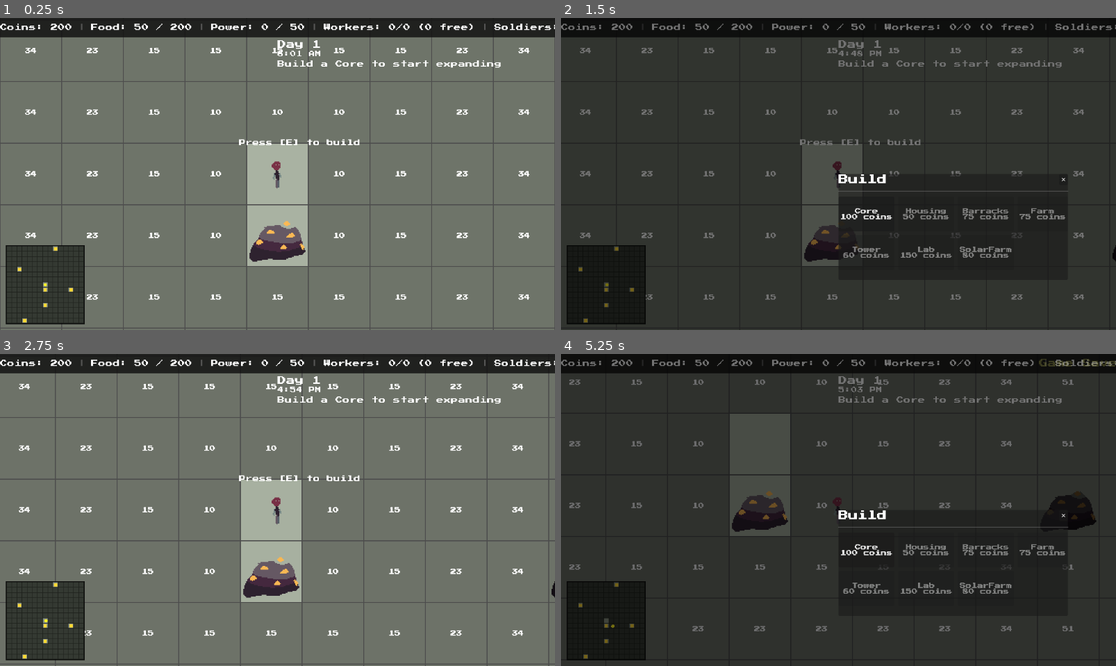
Above: before the commit, frames 1-4 (two rows, left to right).
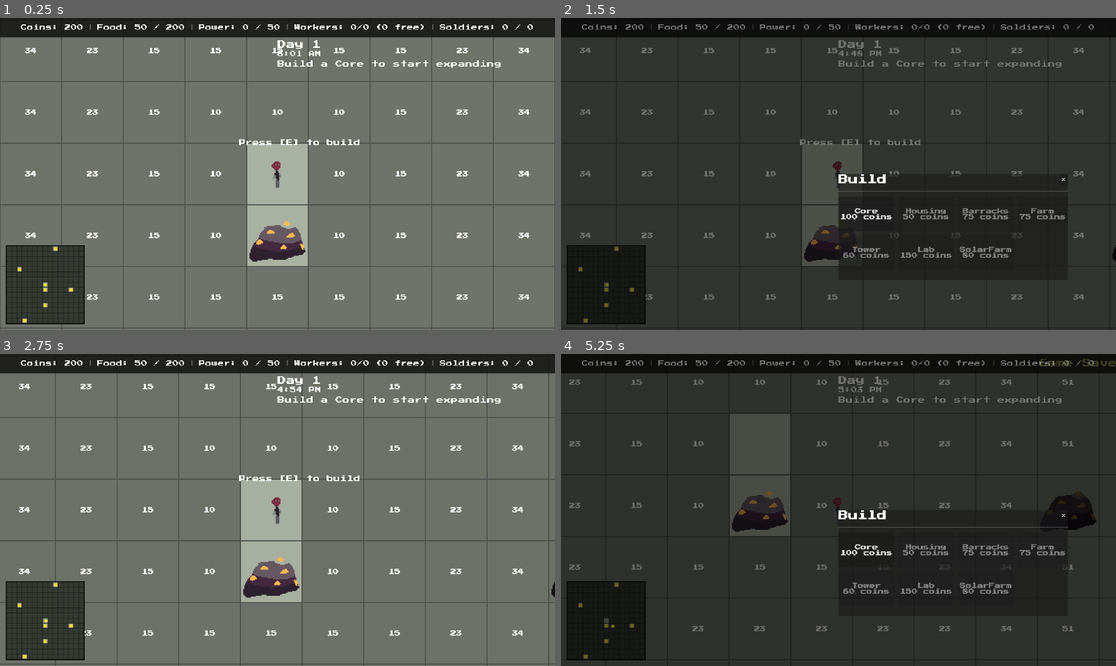
Above: after the commit, the same moments.

Repository: alecray/base-defense-game
Game: Godot game, scene res://scenes/main.tscn
The game is run twice, just before and just after one commit, with the same random seed, the same clock (stepped at 60 frames per second) and the same inputs.
Inputs (mouse positions are in pixels of both pictures, inside the frame that each line leads up to):
- Up to frame 1 (0.25 s): no input
- Up to frame 2 (1.5 s): tap E at 0.5 s; move the mouse to (960, 158) at 0.52 s; hold D 0.53-1.25 s; tap U at 0.6 s; click (960, 158) at 0.67 s; click "Skip to Dusk" at 1.25 s
- Up to frame 3 (2.75 s): click "✕" at 2 s
- Up to frame 4 (5.25 s): tap E at 2.75, 2.85 s; move the mouse to (727, 525) at 2.77 s; hold S 2.78-3.53 s; move the mouse to (894, 441) at 3.52 s; hold D 3.53-4.28 s; tap Z at 3.6 s; move the mouse to (810, 572) at 4.27 s; hold W 4.28-5 s; tap U at 4.35 s; click (810, 572) at 4.42 s; click "Skip to Dusk" at 5 s

The runs differ from the first frame. In frame 1, 1.1% of the frame differs, in the area x 0-100%, y 1-5%; in frame 2, 0.9%; in frame 3, 1.1%; in frame 4, 1.0%.

Commit message:
Reduce top bar font size to 13px and tighten separator spacing to fix overflow.
Co-Authored-By: Claude Sonnet 4.6 <noreply@anthropic.com>

Diff:
--- a/scripts/hud.gd
+++ b/scripts/hud.gd
@@ -43,7 +43,7 @@
 	hbox.set_anchors_preset(Control.PRESET_TOP_WIDE)
 	hbox.offset_bottom = 40.0
 	hbox.alignment = BoxContainer.ALIGNMENT_CENTER
-	hbox.add_theme_constant_override("separation", 12)
+	hbox.add_theme_constant_override("separation", 8)
 	hbox.mouse_filter = Control.MOUSE_FILTER_IGNORE
 	add_child(hbox)
 
@@ -119,7 +119,7 @@
 func _make_bar_label(text: String) -> Label:
 	var lbl: Label = Label.new()
 	lbl.text = text
-	lbl.add_theme_font_size_override("font_size", 15)
+	lbl.add_theme_font_size_override("font_size", 13)
 	lbl.vertical_alignment = VERTICAL_ALIGNMENT_CENTER
 	lbl.mouse_filter = Control.MOUSE_FILTER_IGNORE
 	return lbl
@@ -127,7 +127,7 @@
 func _make_sep() -> Label:
 	var sep: Label = Label.new()
 	sep.text = "|"
-	sep.add_theme_font_size_override("font_size", 15)
+	sep.add_theme_font_size_override("font_size", 13)
 	sep.add_theme_color_override("font_color", Color(0.5, 0.5, 0.5, 0.55))
 	sep.vertical_alignment = VERTICAL_ALIGNMENT_CENTER
 	sep.mouse_filter = Control.MOUSE_FILTER_IGNORE
